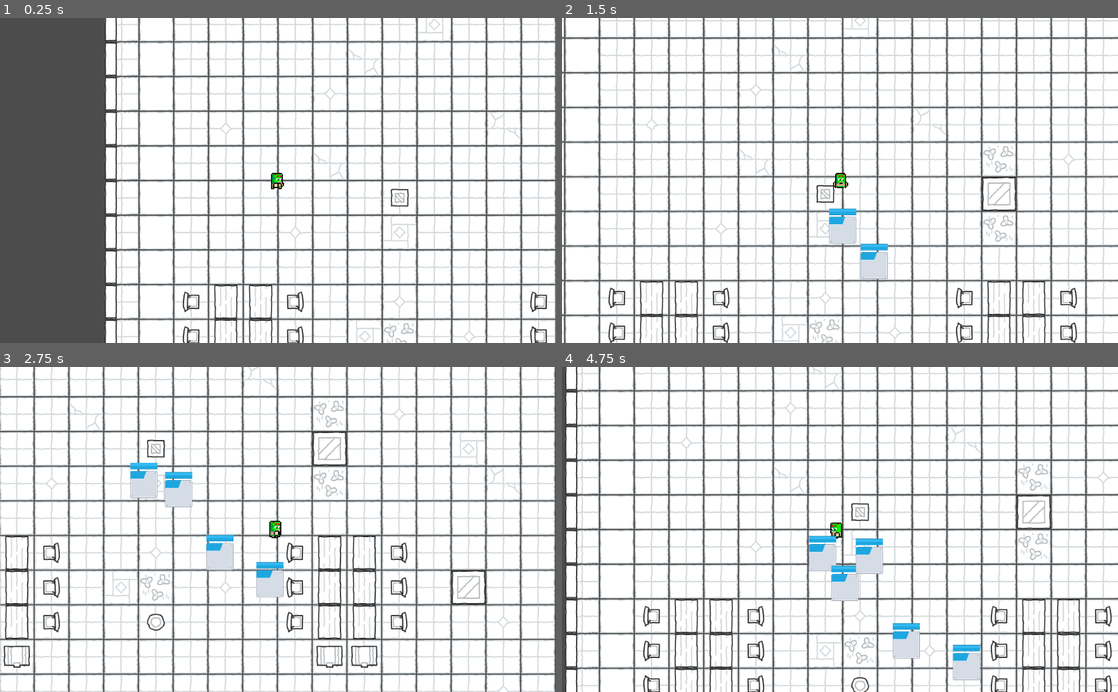
Above: before the commit, frames 1-4 (two rows, left to right).
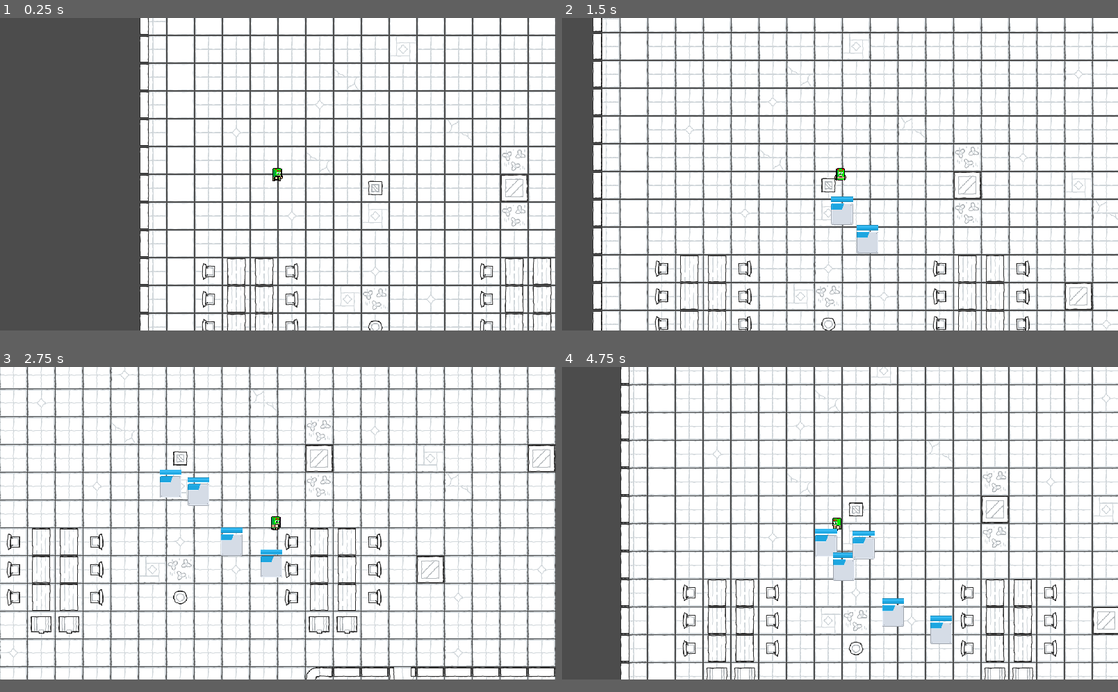
Above: after the commit, the same moments.

Repository: eduard-sukharev/UntitledGoshaGame
Game: Godot game, scene res://Scenes/Map1.tscn
Two runs of this game, one before a commit and one after it. Both use one fixed random seed, a clock stepped at 60 frames per second and the inputs below.
Inputs:
- Up to frame 1 (0.25 s): no input
- Up to frame 2 (1.5 s): tap Enter (ui_accept) at 0.5, 0.77 s; hold Right (ui_right) 0.53-1.28 s; hold Down (ui_down) from 1.28 s (still down)
- Up to frame 3 (2.75 s): tap Enter (ui_accept) at 1.52 s; release Down (ui_down) at 2.03 s; hold Right (ui_right) from 2.03 s (still down)
- Up to frame 4 (4.75 s): release Right (ui_right) at 2.78 s; hold Up (ui_up) 2.78-3.53 s; tap Enter (ui_accept) at 3.02, 3.77, 4.52 s; hold Left (ui_left) from 3.53 s (still down)
In our replay, the window is 800x468 before the commit and 800x450 after it. These sizes can differ from the game's own. Grey fills any space a smaller window leaves; there, only what the larger window draws over its background counts as a difference.

The runs differ from the first frame. In frame 1, 36% of the frame differs, in the area x 0-100%, y 0-100%; in frame 2, 45%; in frame 3, 41%; in frame 4, 47%.

Commit message:
Larger game window 1280x720

Diff:
--- a/project.godot
+++ b/project.godot
@@ -66,6 +66,13 @@
 run/main_scene="res://Scenes/Map1.tscn"
 config/icon="res://icon.png"
 
+[display]
+
+window/size/width=1280
+window/size/height=720
+window/stretch/mode="2d"
+window/stretch/aspect="keep"
+
 [importer_defaults]
 
 texture={
